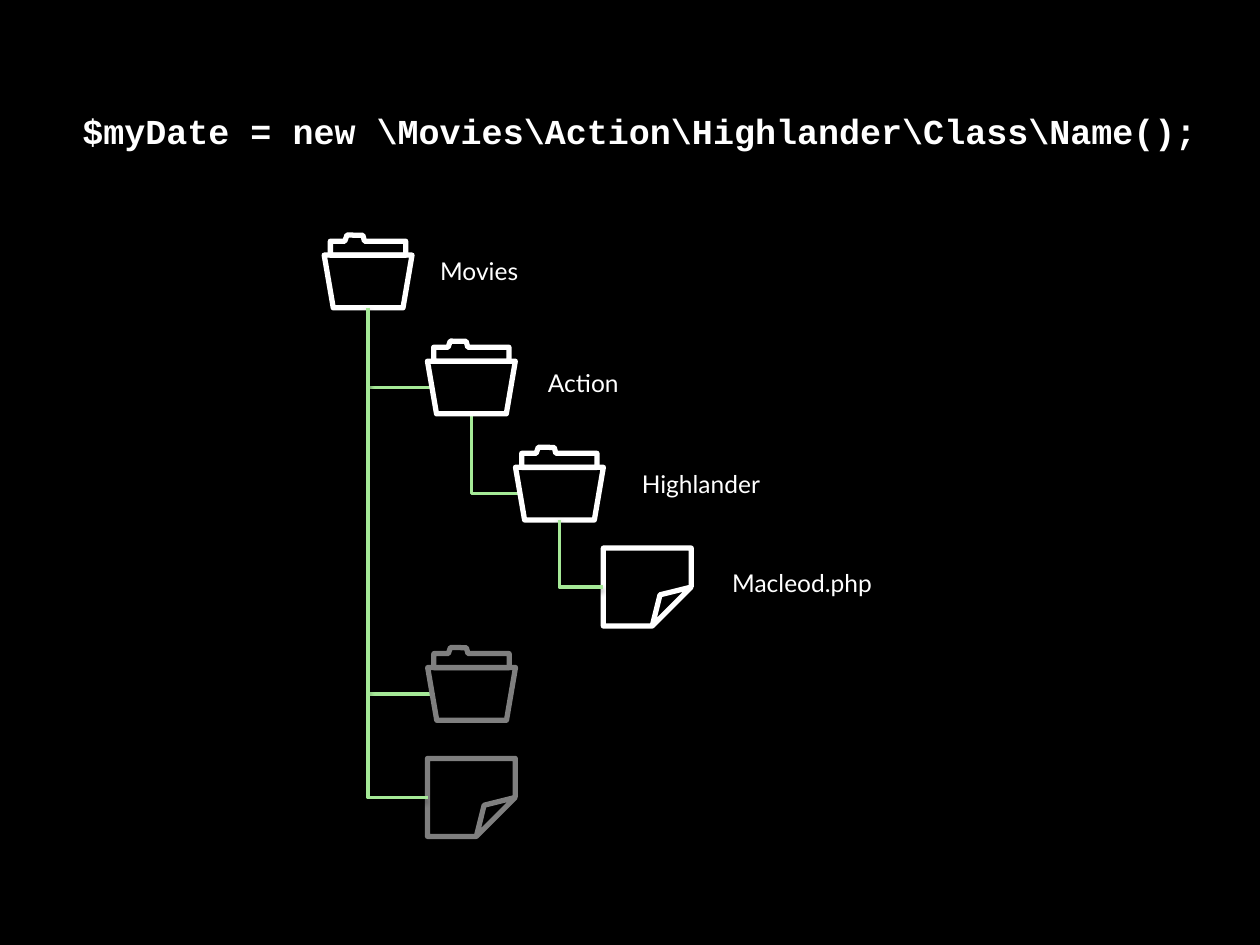
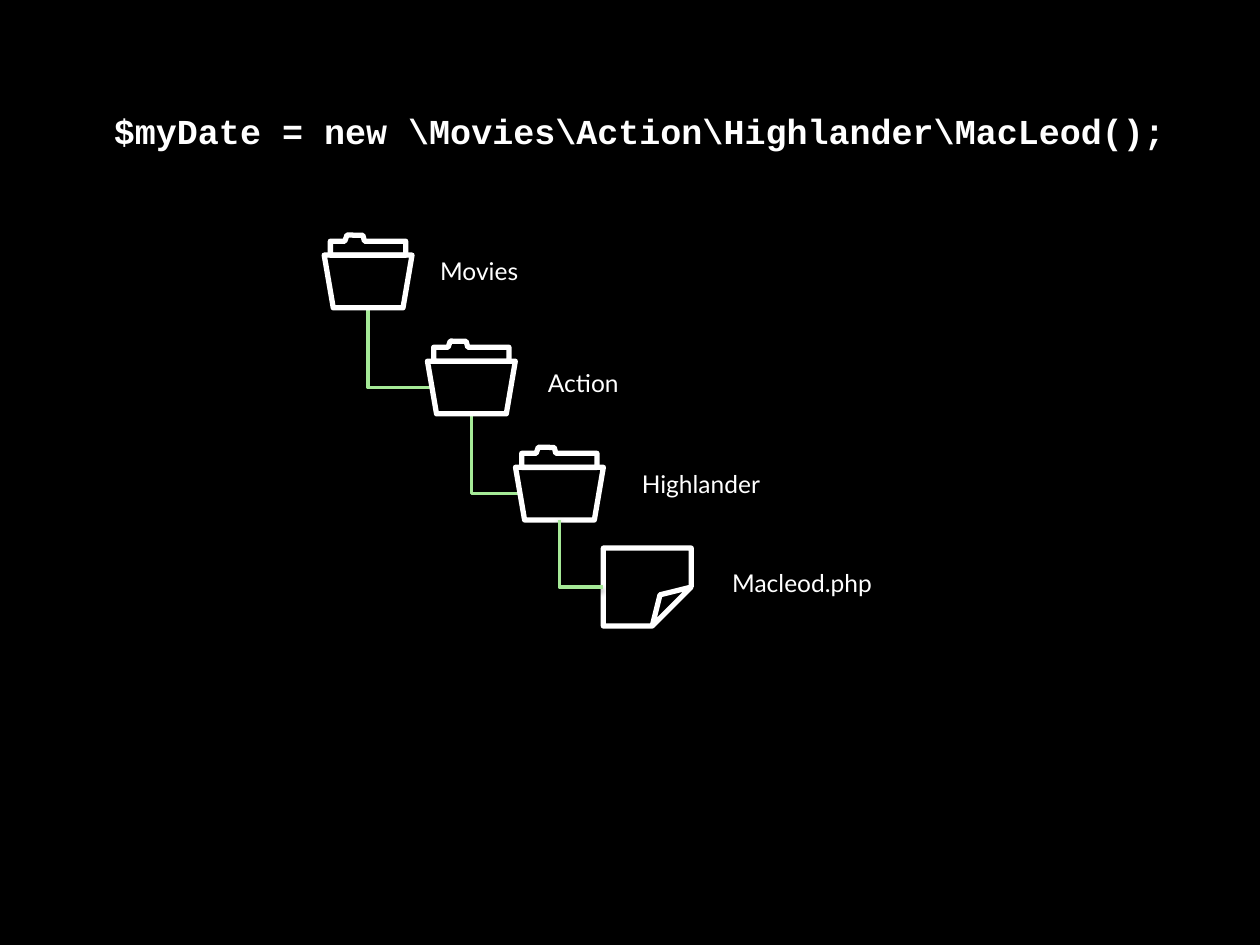
Before and after one commit to socketwench/OOPforObjectHaters, a slide deck: slide 82 of src/OOPforObjectHaters.pptx (slide 81 before the commit). Drawn at 1260x945 pixels with LibreOffice and Linux fonts; fonts in the diff are those of the drawing. Boxes give left, top, right and bottom in pixels: in the first picture for what was removed or moved away, otherwise in the second. Text is boxed around its words. In the diff, an @@ line names an element or a change of style, - is before the commit and + after.

```diff
--- a/src/OOPforObjectHaters.pptx
+++ b/src/OOPforObjectHaters.pptx
@@ text at box(114, 119, 1165, 152): text changed @@
-$myDate = new \Movies\Action\Highlander\Class\Name();
+$myDate = new \Movies\Action\Highlander\MacLeod();
@@ elbow line removed from (368, 307) to (432, 694) @@
@@ elbow line removed from (368, 307) to (427, 798) @@
@@ freeform shape removed at box(433, 648, 509, 668) @@
@@ trapezoid removed at box(427, 668, 515, 721) @@
@@ folded corner removed at box(427, 759, 515, 837) @@
```
Also in this commit, not shown: 21 other slides changed, 3 slides added, 90 slides removed, 22 other files.
